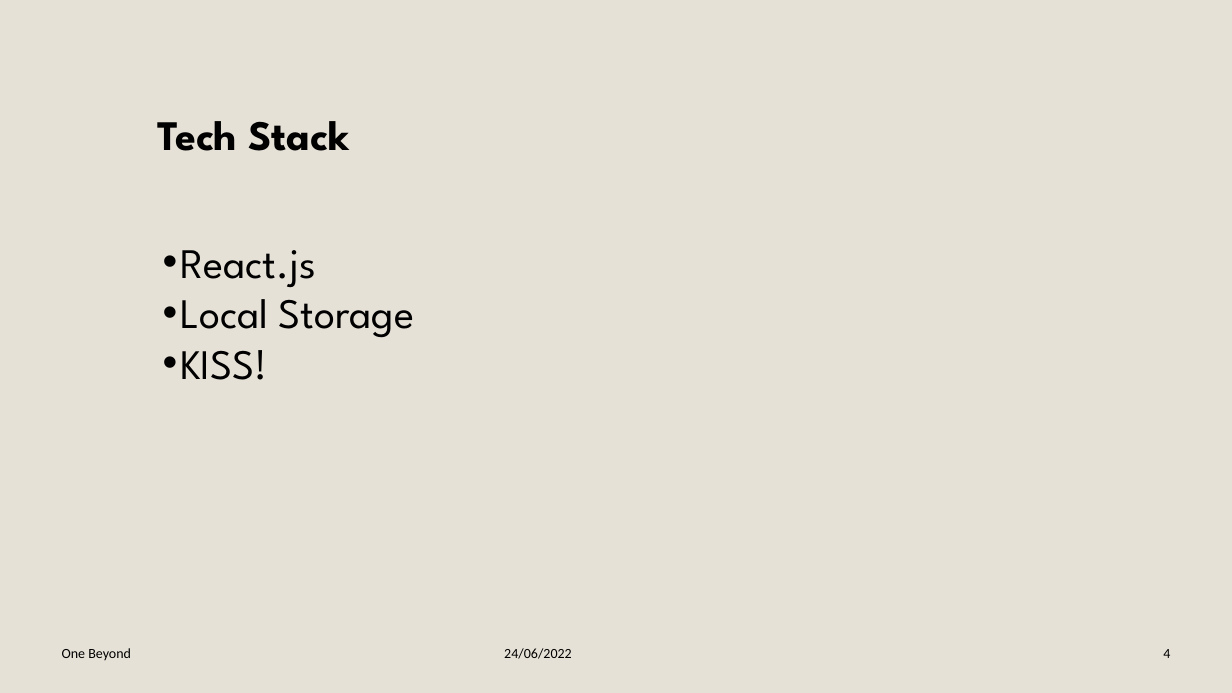
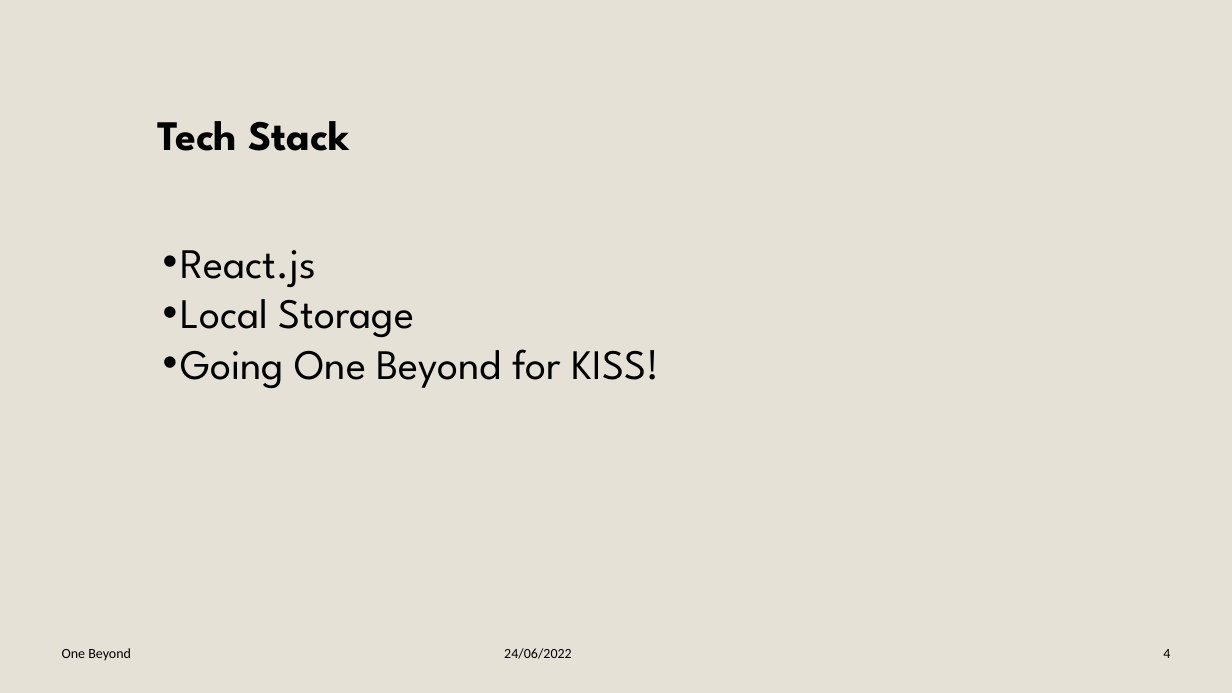
Before and after one commit to adankot/one-beyond-butterfly, a slide deck: slide 3 of TeamButterfly.pptx. Drawn at 1232x693 pixels with LibreOffice and Linux fonts; fonts in the diff are those of the drawing; background and template pictures are left out. Boxes give left, top, right and bottom in pixels: in the first picture for what was removed or moved away, otherwise in the second. Text is boxed around its words. In the diff, an @@ line names an element or a change of style, - is before the commit and + after.

Commit message:
Deck WIP

```diff
--- a/TeamButterfly.pptx
+++ b/TeamButterfly.pptx
@@ text at (180, 337, 660, 389): text changed @@
-• KISS!
+• Going One Beyond for KISS!
```
